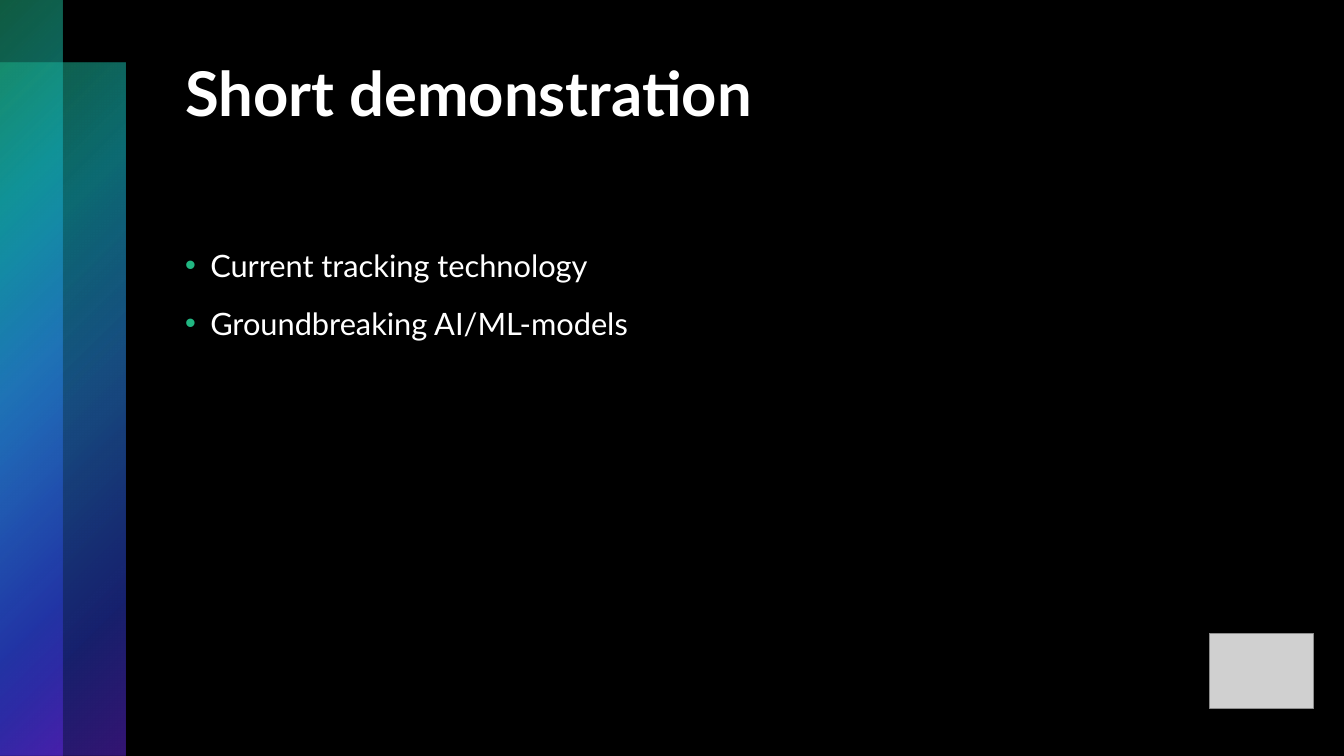
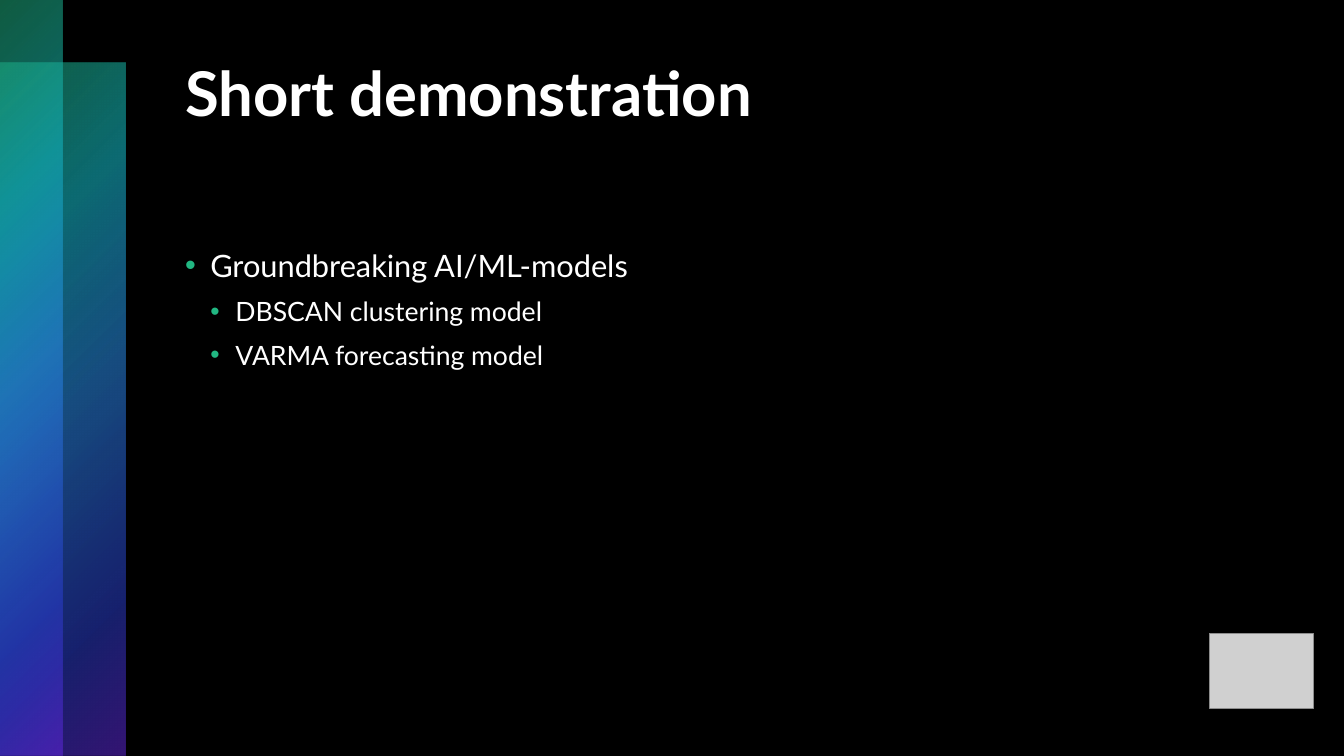
Before and after one commit to stefanlilja/pink_elephants, a slide deck: slide 5 of pitch.pptx (slide 4 before the commit). Drawn at 1344x756 pixels with LibreOffice and Linux fonts; fonts in the diff are those of the drawing; grey boxes stand for pictures. Boxes give left, top, right and bottom in pixels: in the first picture for what was removed or moved away, otherwise in the second. Text is boxed around its words. In the diff, an @@ line names an element or a change of style, - is before the commit and + after.

Commit message:
fix dbscan & modify pitch- whatever

```diff
--- a/pitch.pptx
+++ b/pitch.pptx
@@ text at [210, 254, 587, 283]: paragraph removed @@
-• Current tracking technology
@@ text at [235, 301, 543, 370]: paragraphs added @@
+  • DBSCAN clustering model
+  • VARMA forecasting model
```
Also in this commit, not shown: 2 other slides changed, 3 slides added, 1 other file.
